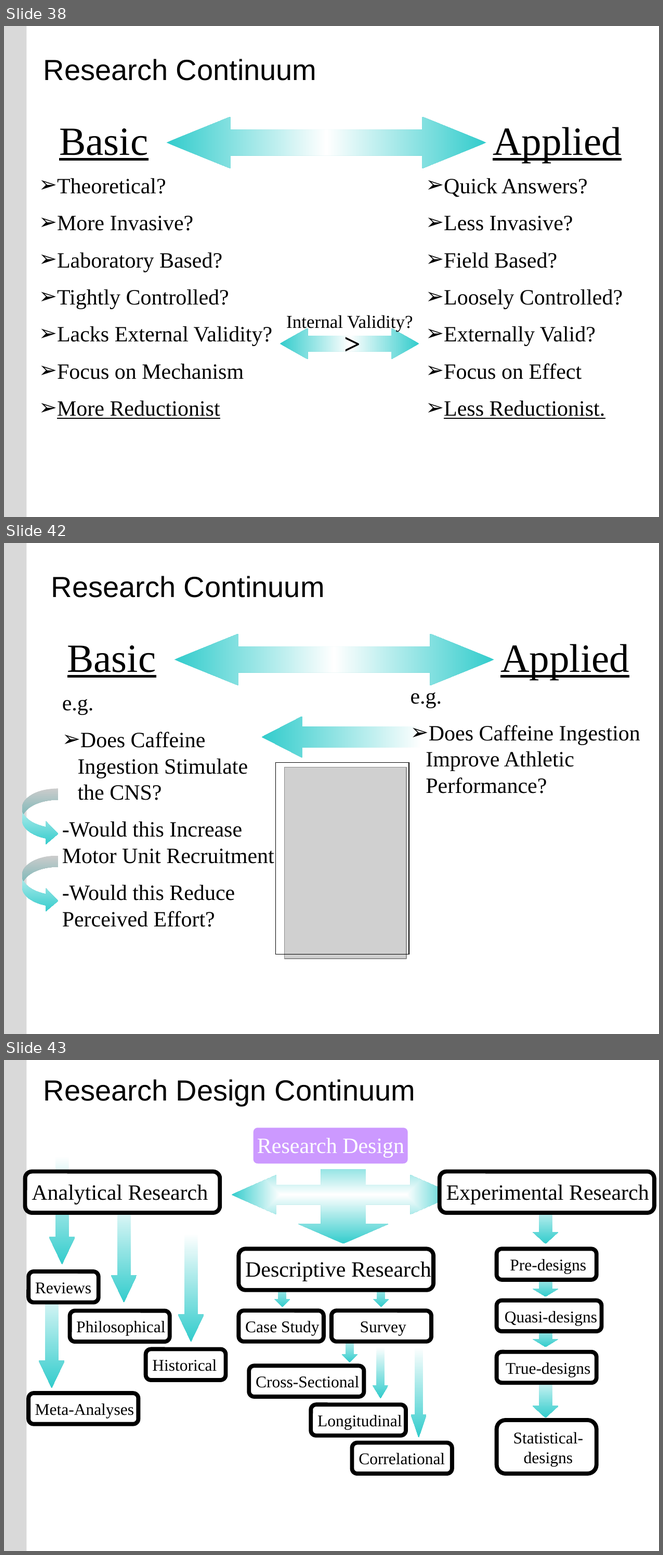
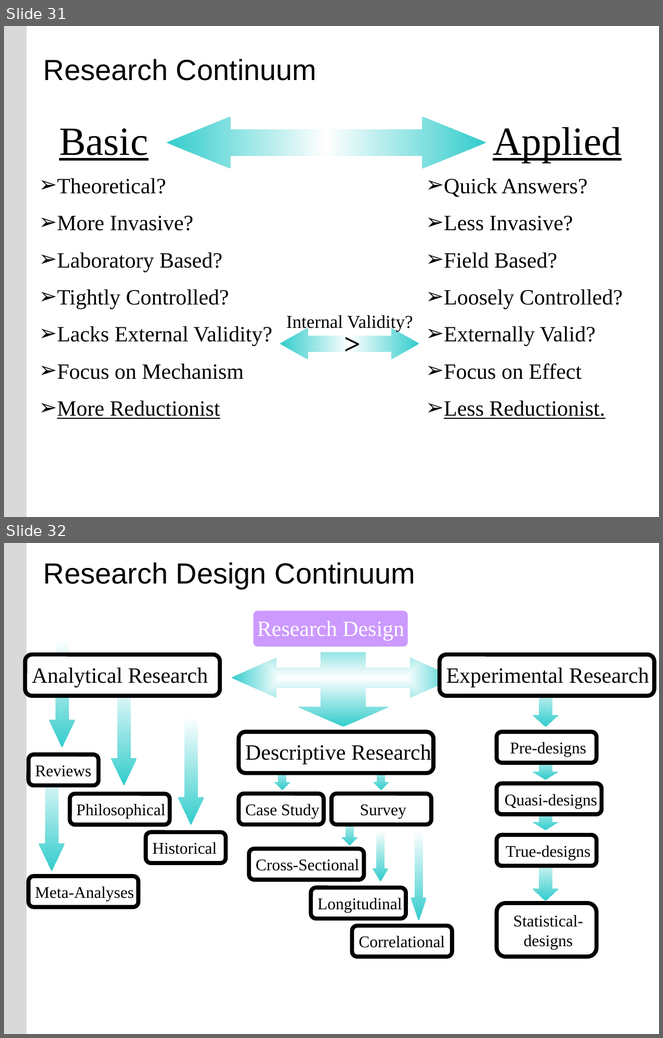
Before and after one commit to buyuhuang/csda1000_FT, a slide deck: day5/1. Lecture/day5_research_design.pptx. Shown one above the other, each under a label of ours: slides 38, 42 and 43 before the commit, slides 31 and 32 after it; the slides between them are not shown. The pictures are 663x1555 and 663x1038 pixels, drawn with LibreOffice and Linux fonts; fonts in the diff are those of the drawing; grey boxes stand for pictures; background and template pictures are left out. Boxes give left, top, right and bottom in pixels: in the first picture for what was removed or moved away, otherwise in the second. Text is boxed around its words. In the diff, an @@ line names an element or a change of style, - is before the commit and + after.

```diff
--- a/day5/1. Lecture/day5_research_design.pptx
+++ b/day5/1. Lecture/day5_research_design.pptx
@@ slide 42 removed at <box>4,543,659,1034</box>, background #FFFFFF; not listed: 1 template element that a slide beside it also shows @@
@@ title removed at <box>51,576,325,598</box> @@
-Research Continuum
@@ left right arrow removed at <box>175,634,494,686</box> @@
@@ text removed at <box>67,645,156,678</box> @@
-Basic
@@ text removed at <box>501,644,630,680</box> @@
-Applied
@@ text removed at <box>411,692,640,794</box> @@
-e.g.
-➢ Does Caffeine Ingestion Improve Athletic Performance?
@@ text removed at <box>62,699,274,927</box> @@
-e.g.
-➢ Does Caffeine Ingestion Stimulate the CNS?
--Would this Increase Motor Unit Recruitment
--Would this Reduce Perceived Effort?
@@ right arrow removed at <box>262,717,422,758</box> @@
@@ rectangle removed at <box>275,763,409,955</box> @@
@@ picture removed at <box>284,767,406,959</box> @@
@@ curved right arrow removed at <box>22,788,59,846</box> @@
@@ curved right arrow removed at <box>22,856,59,913</box> @@
@@ what was slide 38 is now slide 31 @@
@@ what was slide 43 is now slide 32 @@
```
Also in this commit, not shown: 3 slides changed, 12 other slides removed, 52 other files.
